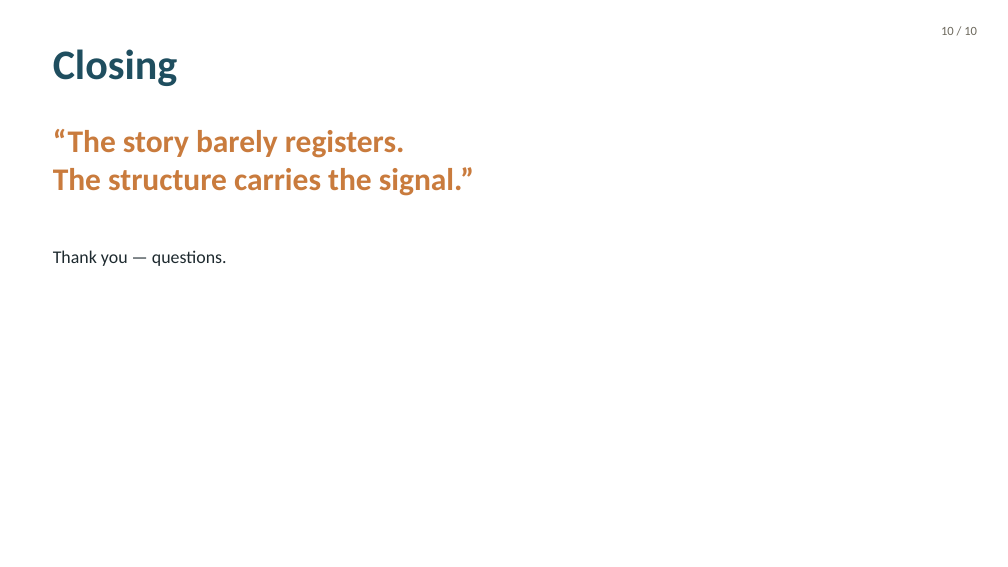
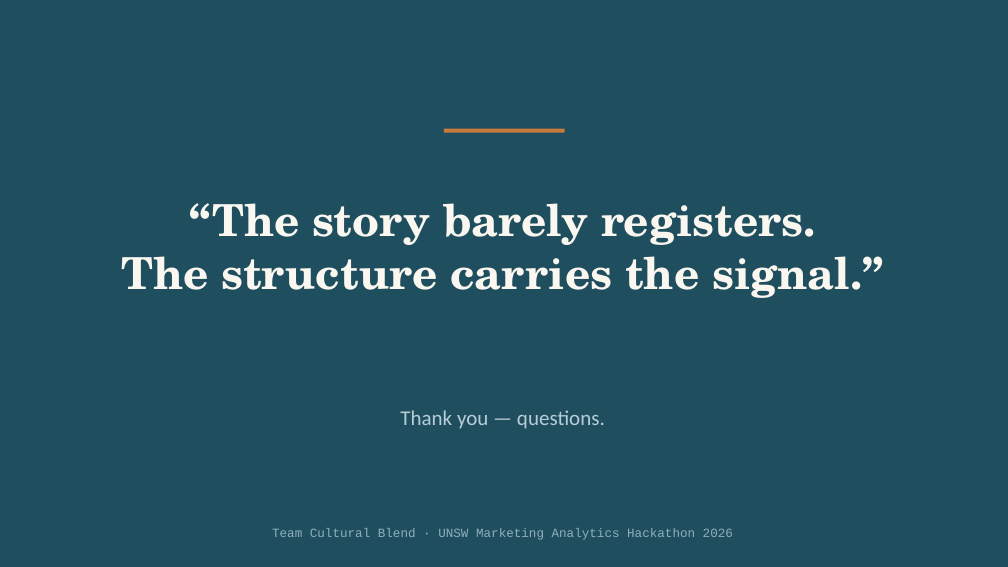
Before and after one commit to tuannm3812/unsw-ma-hackathon-2026, a slide deck: slide 10 of docs/presentation/slides_draft.pptx. Drawn at 1008x567 pixels with LibreOffice and Linux fonts; fonts in the diff are those of the drawing. Boxes give left, top, right and bottom in pixels: in the first picture for what was removed or moved away, otherwise in the second. Text is boxed around its words. In the diff, an @@ line names an element or a change of style, - is before the commit and + after.

```diff
--- a/docs/presentation/slides_draft.pptx
+++ b/docs/presentation/slides_draft.pptx
@@ background #FFFFFF to #1F4E5F @@
@@ text removed at box(941, 27, 977, 35) @@
-10 / 10
@@ text removed at box(53, 49, 177, 86) @@
-Closing
@@ rectangle added at box(444, 129, 565, 133), fill #C97B3D @@
@@ text "“The story barely registers.": place and size @@
-text "“The story barely registers." at box(53, 129, 474, 196)
+text "“The story barely registers." at box(122, 203, 884, 298)
@@ text "“The story barely registers." at box(122, 203, 884, 298): size 30 to 42 pt, font Calibri to TeX Gyre Schola, text colour #C97B3D to #FAF7F0; alignment left to centre @@
@@ text "Thank you — questions.": place and size @@
-text "Thank you — questions." at box(53, 250, 227, 266)
+text "Thank you — questions." at box(400, 410, 605, 429)
@@ text "Thank you — questions." at box(400, 410, 605, 429): size 17 to 20 pt, text colour #1E2A2F to #B8CED6; alignment left to centre; less space between paragraphs @@
@@ text added at box(272, 528, 733, 540), 12 pt, text #8FB0BB @@
+Team Cultural Blend · UNSW Marketing Analytics Hackathon 2026
```
Also in this commit, not shown: 9 other slides changed.
